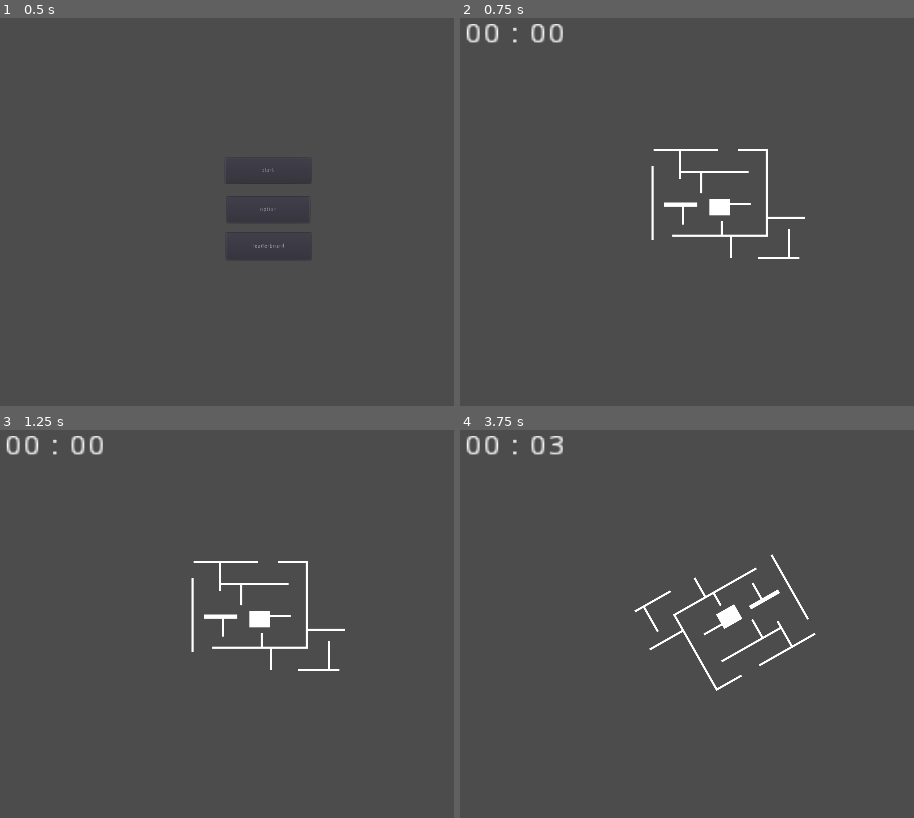
Above: before the commit, frames 1-4 (two rows, left to right).
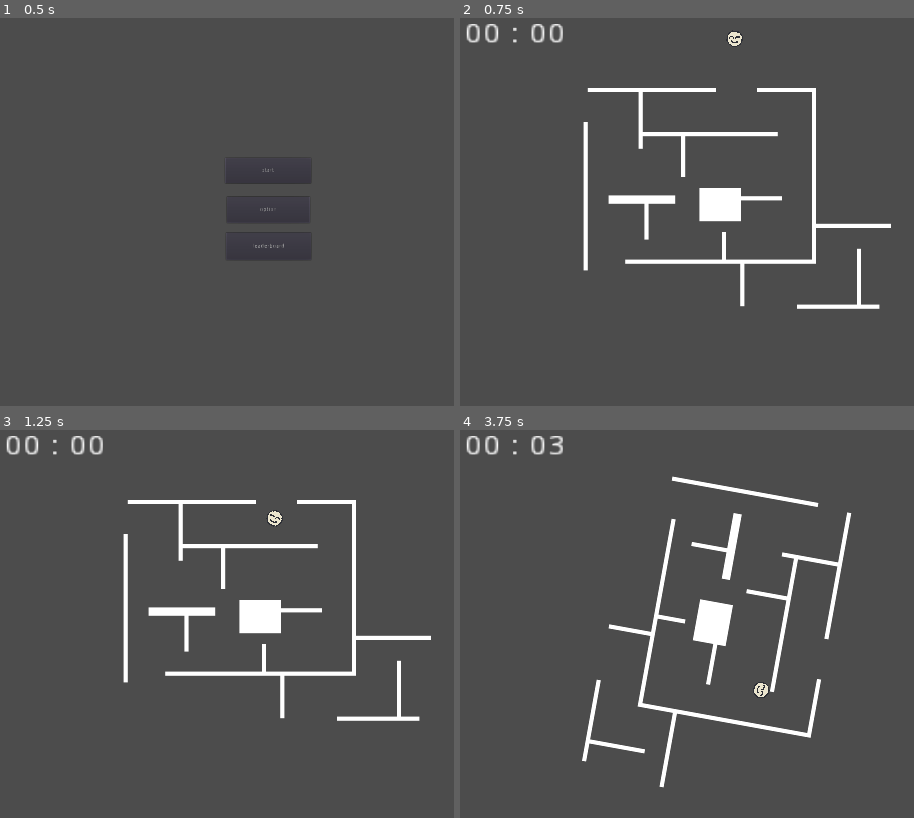
Above: after the commit, the same moments.

Repository: dante-ventura/scorespace-jam-game
Game: Godot game, scene res://scenes/HomeBase.tscn
The game is run twice, just before and just after one commit, with the same random seed, the same clock (stepped at 60 frames per second) and the same inputs.
Inputs:
- Up to frame 1 (0.5 s): no input
- Up to frame 2 (0.75 s): click "leaderboard" at 0.5 s
- Up to frame 3 (1.25 s): no input
- Up to frame 4 (3.75 s): hold Right (gameplay_rotate_right) 1.28-2.03 s; hold Left (gameplay_rotate_left) 2.03-2.78 s; hold Right (gameplay_rotate_right) from 2.78 s (still down)

Frame 1 is identical in both runs. In frame 2, 5.3% of the frame differs, in the area x 27-95%, y 3-75%; in frame 3, 5.3%; in frame 4, 5.5%, in the area x 26-87%, y 11-93%.

Commit message:
add player prototype, add scene/level manager, account for delta in rotations (it actually was an issue)

Diff:
--- a/scenes/GameScene.tscn
+++ b/scenes/GameScene.tscn
@@ -1,13 +1,11 @@
 [gd_scene load_steps=4 format=2]
 
-[ext_resource path="res://scenes/MazePrototype.tscn" type="PackedScene" id=1]
+[ext_resource path="res://scripts/GameScene.gd" type="Script" id=1]
 [ext_resource path="res://scripts/Timer.gd" type="Script" id=2]
 [ext_resource path="res://scripts/Pause.gd" type="Script" id=3]
 
 [node name="GameScene" type="Node2D"]
-
-[node name="MazePrototype" parent="." instance=ExtResource( 1 )]
-position = Vector2( 950, 521 )
+script = ExtResource( 1 )
 
 [node name="TimerLabel" type="Label" parent="."]
 margin_left = 324.0
--- a/scenes/MazeBase.tscn
+++ b/scenes/MazeBase.tscn
@@ -2,7 +2,7 @@
 
 [ext_resource path="res://scripts/MazeBase.gd" type="Script" id=2]
 
-[node name="MazeBase" type="Node2D"]
+[node name="MazeBase" type="Node2D" groups=["Maze"]]
 position = Vector2( 512, 300 )
 script = ExtResource( 2 )
 
--- a/scenes/MazePrototype.tscn
+++ b/scenes/MazePrototype.tscn
@@ -58,6 +58,8 @@
 position = Vector2( 924, 515 )
 
 [node name="MazeBody" type="KinematicBody2D" parent="." index="0"]
+position = Vector2( 39, 0 )
+scale = Vector2( 2, 2 )
 
 [node name="Sprite" type="Sprite" parent="MazeBody" index="0"]
 texture = ExtResource( 2 )
@@ -131,4 +133,4 @@
 shape = SubResource( 17 )
 
 [node name="SpawnPosition" parent="." index="1"]
-position = Vector2( 12, -200 )
+position = Vector2( 51, -410 )
--- /dev/null
+++ b/scenes/Player.tscn
@@ -0,0 +1,19 @@
+[gd_scene load_steps=3 format=2]
+
+[ext_resource path="res://assets/prototype_player.png" type="Texture" id=1]
+
+[sub_resource type="CircleShape2D" id=1]
+radius = 21.0
+
+[node name="Player" type="RigidBody2D"]
+position = Vector2( 962, 456 )
+gravity_scale = 8.0
+applied_torque = 500.0
+
+[node name="Sprite" type="Sprite" parent="."]
+scale = Vector2( 1.5, 1.5 )
+texture = ExtResource( 1 )
+
+[node name="CollisionShape2D" type="CollisionShape2D" parent="."]
+position = Vector2( -2, 0 )
+shape = SubResource( 1 )
--- /dev/null
+++ b/scripts/GameScene.gd
@@ -0,0 +1,26 @@
+extends Node2D
+
+export(int) var current_level = 0
+
+var player = preload("res://scenes/Player.tscn").instance()
+var levels = {
+	1: preload("res://scenes/MazePrototype.tscn").instance()
+}
+
+func _ready():
+	next_level()
+
+# Switches to next level in dict, if there is no next,
+# return false, true otherwise
+func next_level():
+	if current_level in levels:
+		remove_child(levels[current_level])
+	if is_instance_valid(player):
+		remove_child(player)
+	current_level += 1
+	if !current_level in levels:
+		return false
+	add_child(levels[current_level])
+	player.set_position(levels[current_level].get_node("SpawnPosition").global_position)
+	add_child(player)
+	return true
--- a/scripts/MazeBase.gd
+++ b/scripts/MazeBase.gd
@@ -1,7 +1,7 @@
 extends Node2D
 
-export var rotation_speed = 0.005
-export var max_rotation_speed = 0.05
+export var rotation_speed = 0.2
+export var max_rotation_speed = 2.0
 var rotation_rad = 0
 
 # Called when the node enters the scene tree for the first time.
@@ -18,6 +18,6 @@
 	if Input.is_action_pressed("gameplay_rotate_right"):
 		rotation_rad = min(rotation_rad+rotation_speed, max_rotation_speed)
 
-func _physics_process(_delta):
+func _physics_process(delta):
 	get_input()
-	rotate(rotation_rad)
+	rotate(rotation_rad*delta)
Binary file added: assets/prototype_player.png
Not shown, added: assets/prototype_player.png.import
